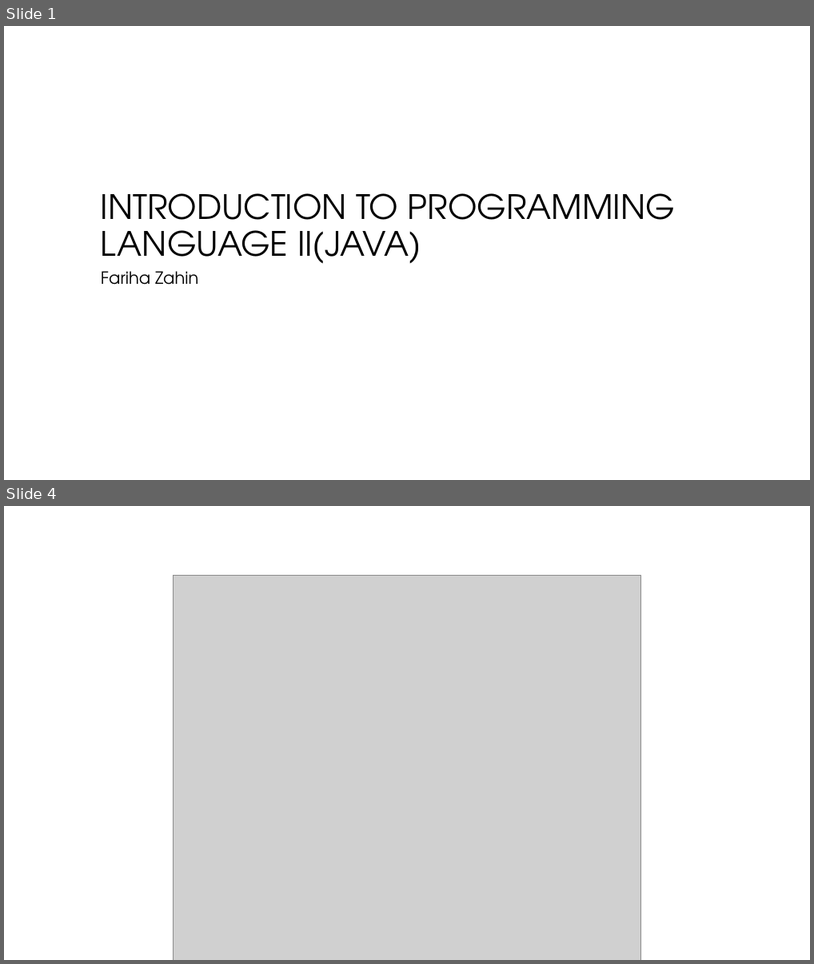
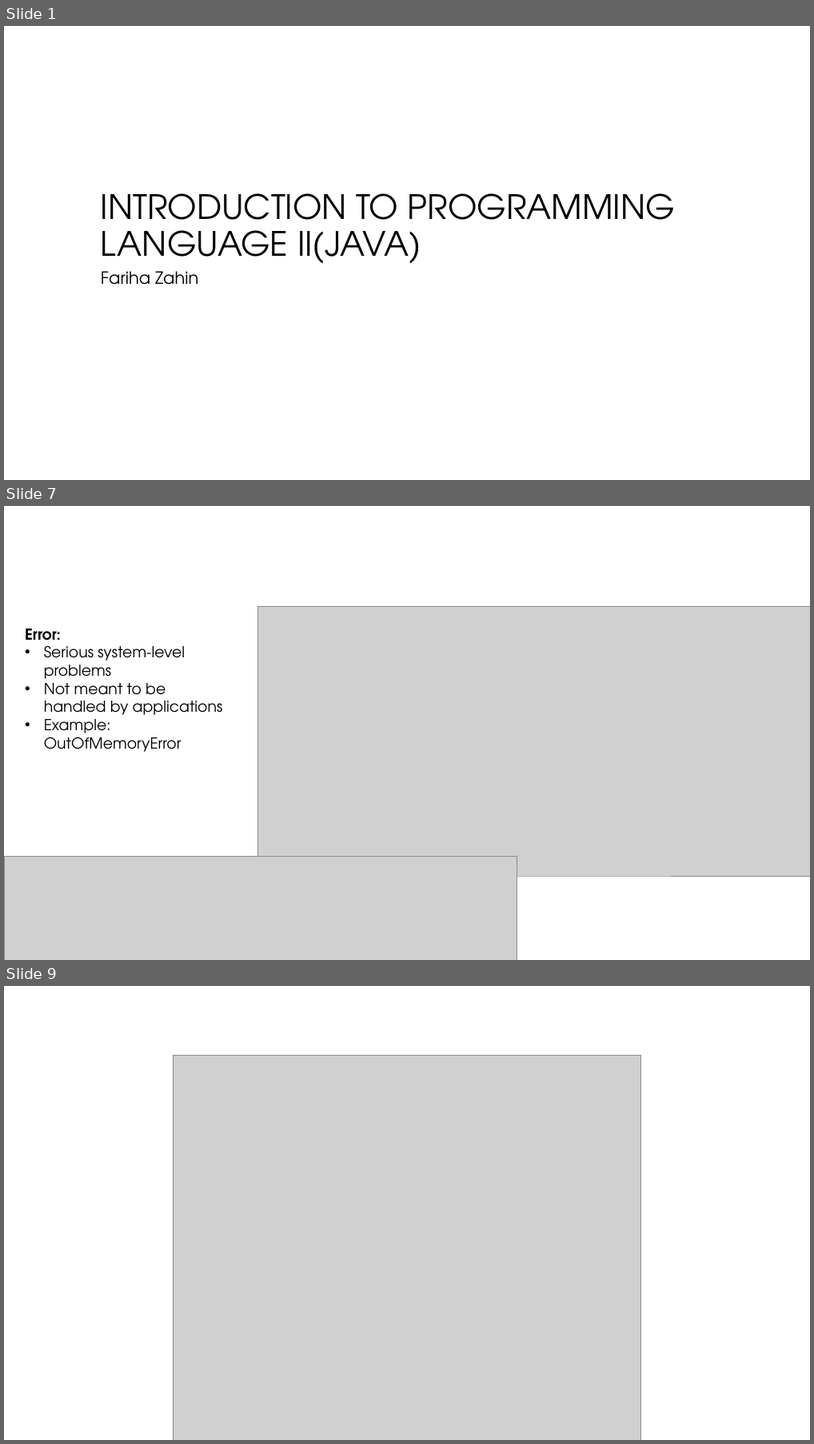
Before and after one commit to ashrafulparan2/Resources, a slide deck: CSE281/Lecture 11.pptx. Shown one above the other, each under a label of ours: slides 1 and 4 before the commit, slides 1, 7 and 9 after it; the slides between them are not shown. The pictures are 814x964 and 814x1444 pixels, drawn with LibreOffice and Linux fonts; fonts in the diff are those of the drawing; grey boxes stand for pictures; background and template pictures are left out. Boxes give left, top, right and bottom in pixels: in the first picture for what was removed or moved away, otherwise in the second. Text is boxed around its words. In the diff, an @@ line names an element or a change of style, - is before the commit and + after.

```diff
--- a/CSE281/Lecture 11.pptx
+++ b/CSE281/Lecture 11.pptx
@@ slide 7 added at <box>4,506,810,960</box>, background #FFFFFF @@
@@ picture added at <box>258,606,810,876</box> @@
@@ text added at <box>25,628,223,752</box>, 18 pt, text #000000 @@
+Error:
+• Serious system-level problems
+• Not meant to be handled by applications
+• Example: OutOfMemoryError
@@ picture added at <box>4,856,517,960</box> @@
@@ what was slide 4 is now slide 9 @@
```
Also in this commit, not shown: 2 slides changed, 5 other slides added, 1 slide removed, 1 other file.
